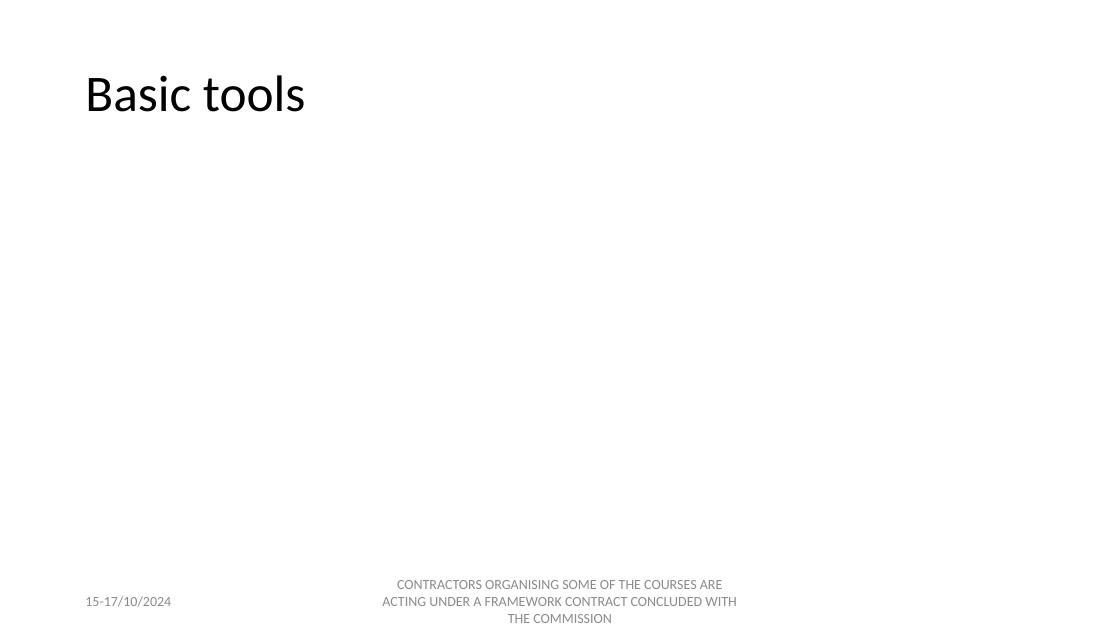
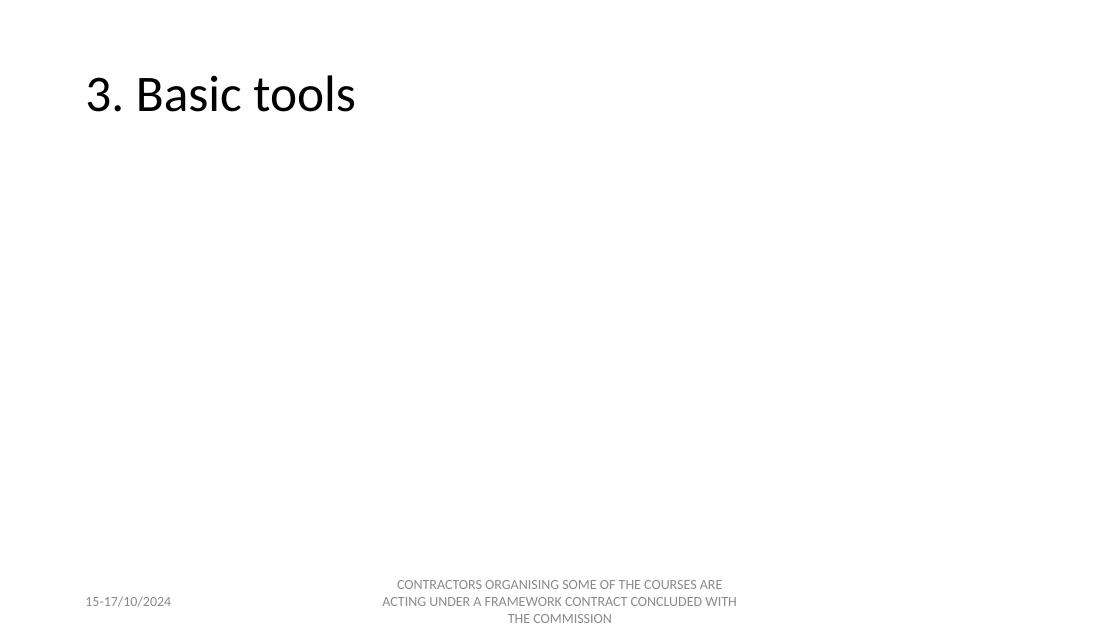
Before and after one commit to palatej/ESTP2024, a slide deck: slide 4 of Presentations/1.5 Time series.pptx. Drawn at 1120x630 pixels with LibreOffice and Linux fonts; fonts in the diff are those of the drawing; grey boxes stand for pictures. Boxes give left, top, right and bottom in pixels: in the first picture for what was removed or moved away, otherwise in the second. Text is boxed around its words. In the diff, an @@ line names an element or a change of style, - is before the commit and + after.

```diff
--- a/Presentations/1.5 Time series.pptx
+++ b/Presentations/1.5 Time series.pptx
@@ title at (x1=85, y1=75, x2=356, y2=112): text changed @@
-Basic tools
+3. Basic tools
```
Also in this commit, not shown: 4 other slides changed, 3 slides added, 12 other files.
